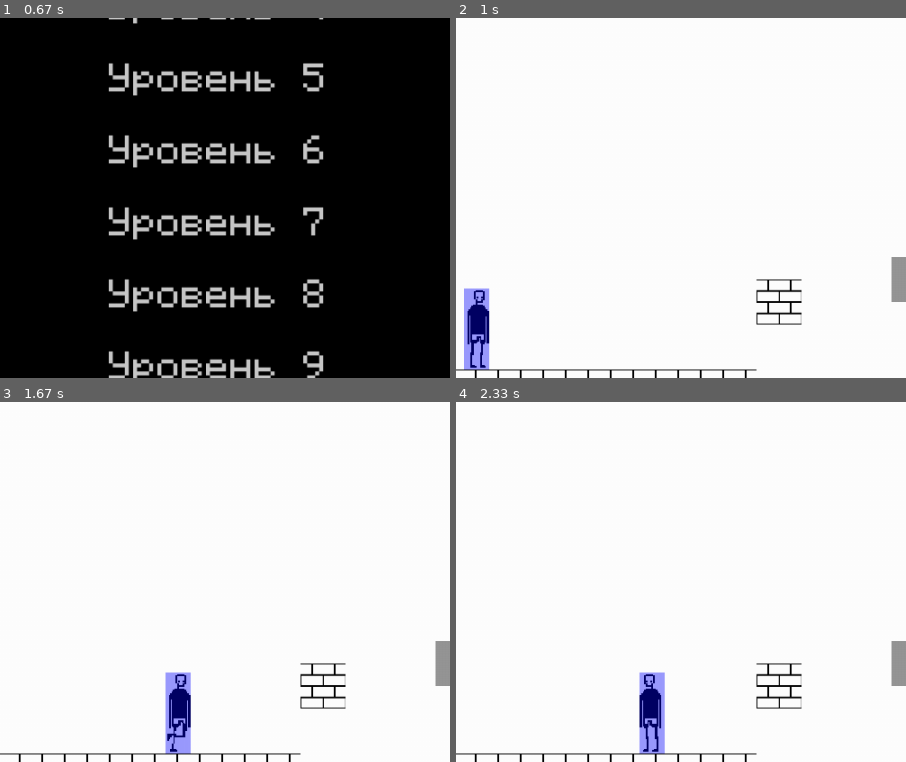
Above: before the commit, frames 1-4 (two rows, left to right).
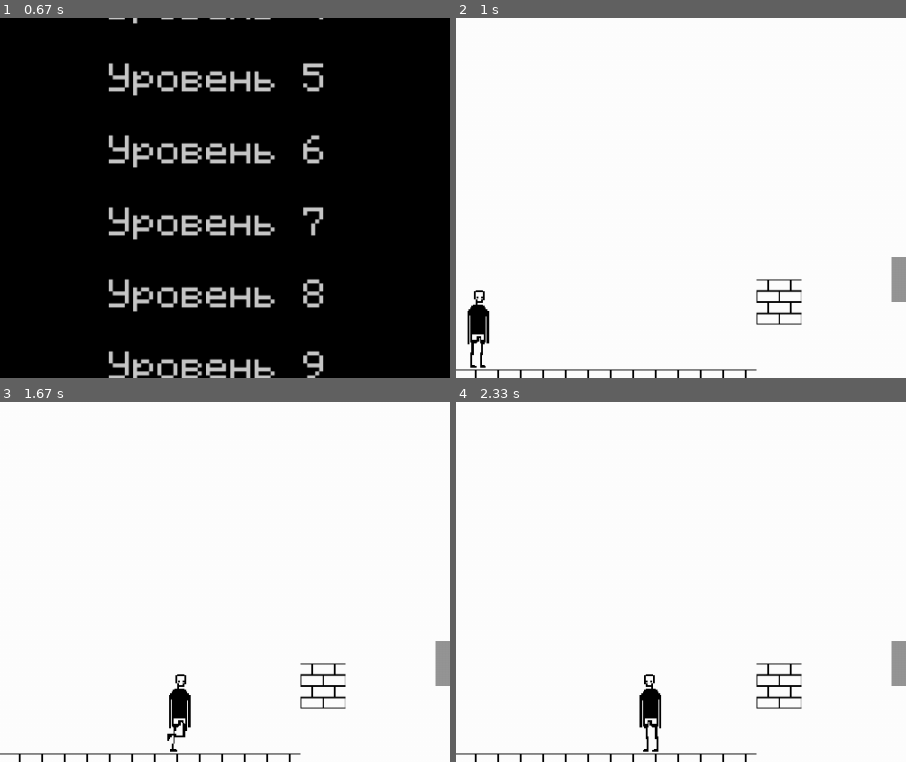
Above: after the commit, the same moments.

Repository: remalQ/pygame-project
Game: pygame game, started from Main.py
The game is run twice, just before and just after one commit, with the same random seed, the same clock (stepped at 60 frames per second) and the same inputs.
Inputs (mouse positions are % of the whole screen's width and height, from its top left):
- Up to frame 1 (0.67 s): click "Начать игру" at 0.38 s
- Up to frame 2 (1 s): click "Уровень 4" at 0.72 s
- Up to frame 3 (1.67 s): hold D 1-1.47 s; move the mouse to (50, 57) at 1.03 s; hold D from 1.55 s (still down); move the mouse to (60, 72) at 1.58 s
- Up to frame 4 (2.33 s): release D at 2.02 s; hold A from 2.05 s (still down); move the mouse to (19, 73) at 2.08 s
The pictures show only the part of the screen within x 9-59%, y 42-92%; the shares and areas given below are measured in that part.

Frame 1 is identical in both runs. In frame 2, 1.3% of the frame differs, in the area x 1-8%, y 75-98%; in frame 3, 1.3%, in the area x 36-43%, y 75-98%; in frame 4, 1.3%.

Commit message:
fixing a hitbox

Diff:
--- a/Player.py
+++ b/Player.py
@@ -98,11 +98,6 @@
         # Отрисовка с учётом смещения
         screen.blit(self.image, (self.rect.x - self.offset_x, self.rect.bottom - self.image.get_height()))
 
-        # Отрисовка хитбокса (для отладки)
-        hitbox_surface = pygame.Surface((self.rect.width, self.rect.height), pygame.SRCALPHA)
-        hitbox_surface.fill((0, 0, 255, 100))
-        screen.blit(hitbox_surface, (self.rect.x, self.rect.y))
-
         return game_over
 
     def reset(self, x, y):
